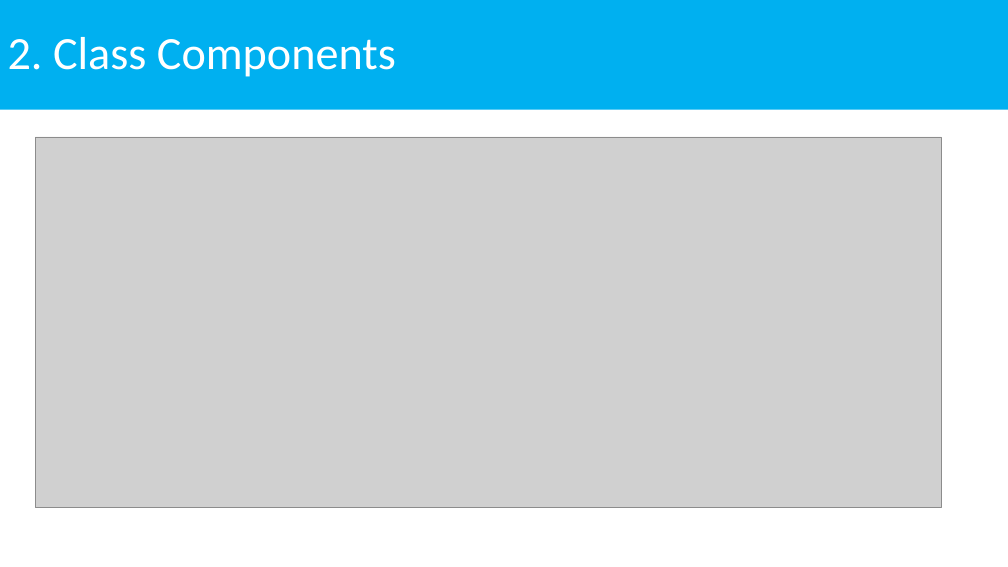
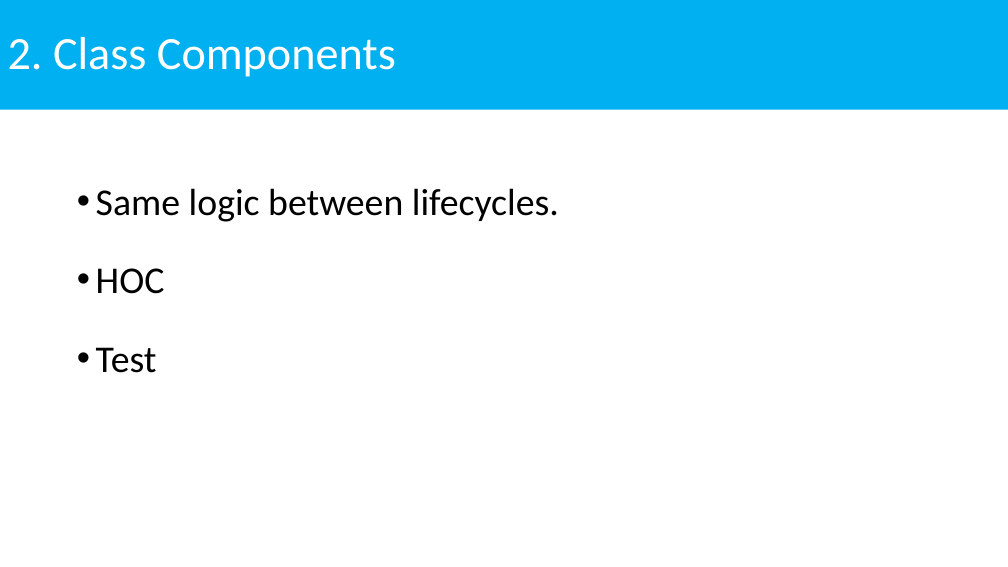
Before and after one commit to NhanHoang8195/react-hook-demo, a slide deck: slide 4 of ReactHooks.pptx. Drawn at 1008x567 pixels with LibreOffice and Linux fonts; fonts in the diff are those of the drawing; grey boxes stand for pictures. Boxes give left, top, right and bottom in pixels: in the first picture for what was removed or moved away, otherwise in the second. Text is boxed around its words. In the diff, an @@ line names an element or a change of style, - is before the commit and + after.

```diff
--- a/ReactHooks.pptx
+++ b/ReactHooks.pptx
@@ picture removed at (36,137,941,508) @@
@@ text added at (96,188,559,373), 36 pt, text #000000 @@
+• Same logic between lifecycles.
+• HOC
+• Test
```
Also in this commit, not shown: 1 other slide changed, 2 other files.
